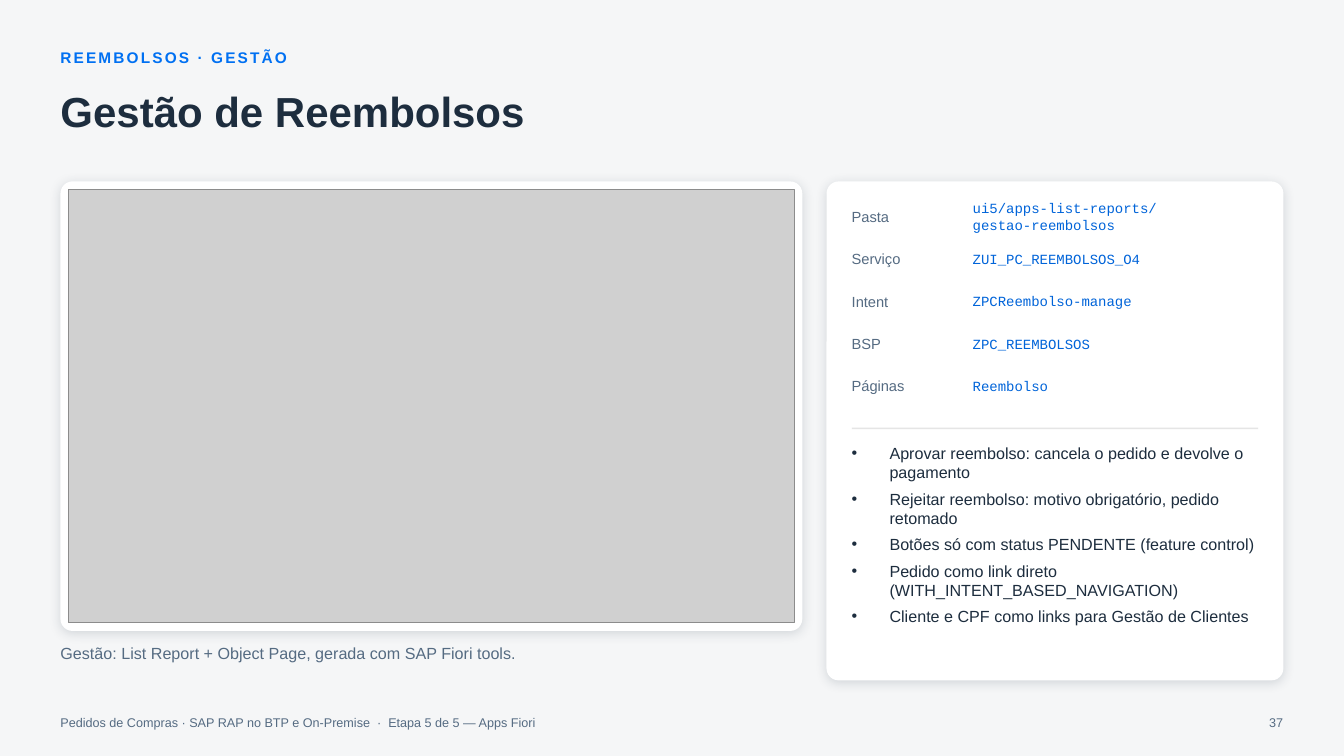
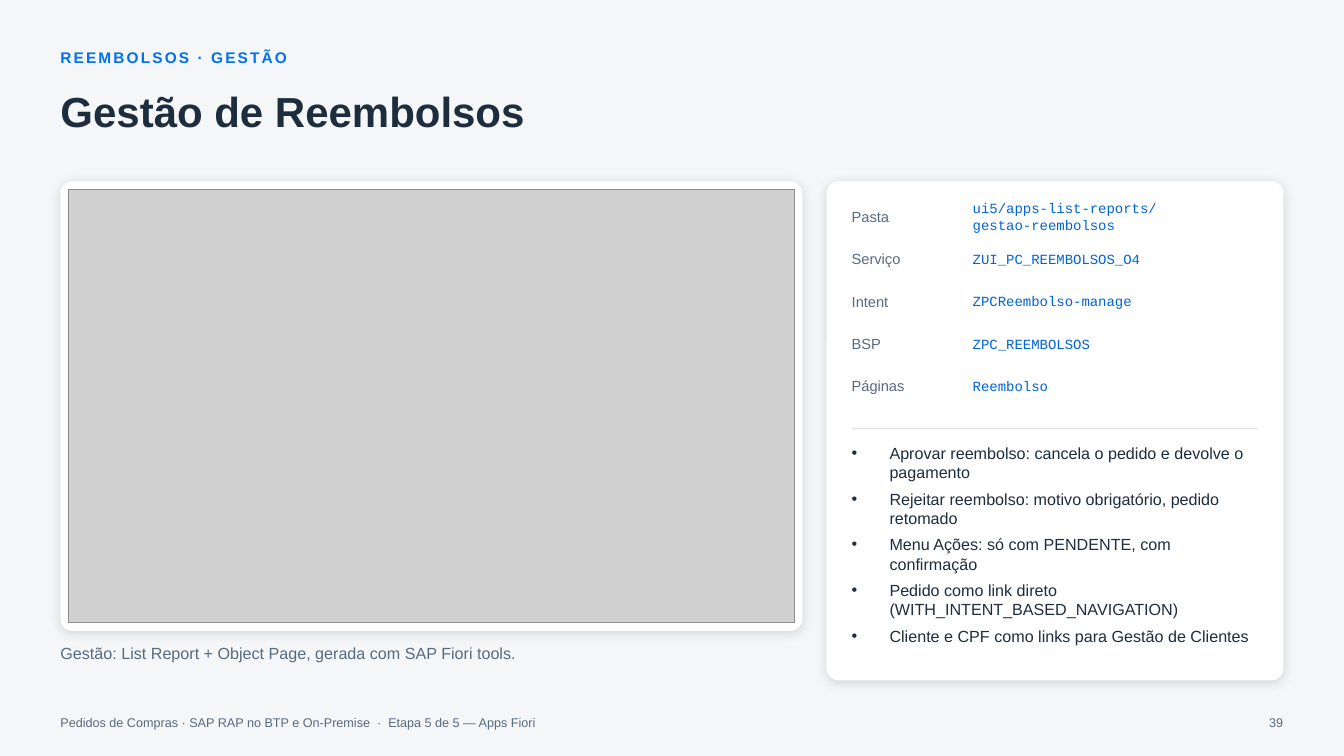
Before and after one commit to AdrianoBispo/sap-abap-rap-pedidos-de-compras-app, a slide deck: slide 39 of docs/apresentacoes/05-apps-fiori.pptx (slide 37 before the commit). Drawn at 1344x756 pixels with LibreOffice and Linux fonts; fonts in the diff are those of the drawing; grey boxes stand for pictures. Boxes give left, top, right and bottom in pixels: in the first picture for what was removed or moved away, otherwise in the second. Text is boxed around its words. In the diff, an @@ line names an element or a change of style, - is before the commit and + after.

```diff
--- a/docs/apresentacoes/05-apps-fiori.pptx
+++ b/docs/apresentacoes/05-apps-fiori.pptx
@@ text at (890,538,1170,574): text changed @@
-• Botões só com status PENDENTE (feature control)
+• Menu Ações: só com PENDENTE, com confirmação
@@ page number at (1269,718,1283,727): text changed @@
-37
+39
```
Also in this commit, not shown: 5 other slides changed, 2 slides added.
